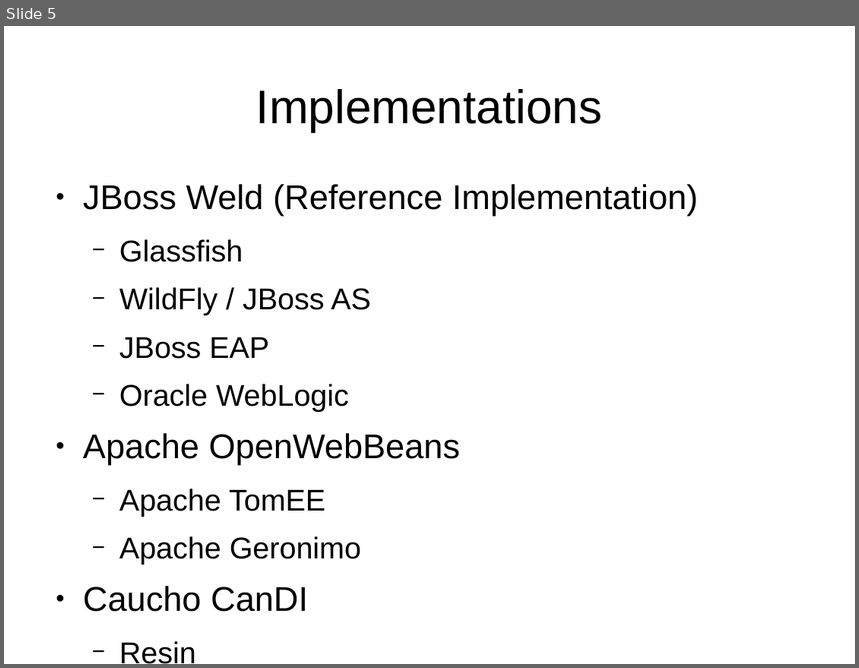
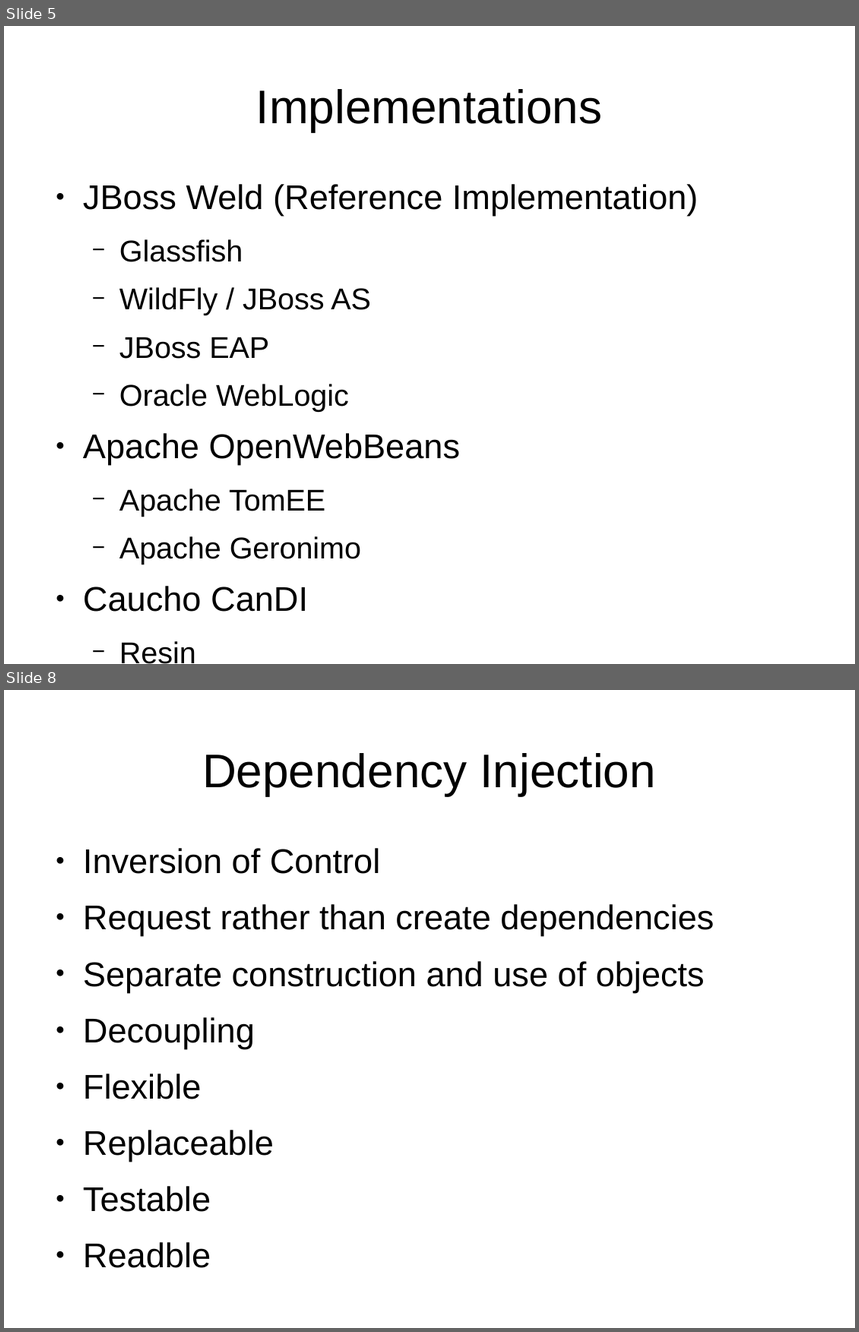
Before and after one commit to FrigoCoder/CDI, a slide deck: CDI.odp. Shown one above the other, each under a label of ours: slide 5 before the commit, slides 5 and 8 after it; the slides between them are not shown. The pictures are 859x668 and 859x1332 pixels, drawn with LibreOffice and Linux fonts; fonts in the diff are those of the drawing. Boxes give left, top, right and bottom in pixels: in the first picture for what was removed or moved away, otherwise in the second. Text is boxed around its words. In the diff, an @@ line names an element or a change of style, - is before the commit and + after.

Commit message:
Dependency injection types.

```diff
--- a/CDI.odp
+++ b/CDI.odp
@@ slide 8 added at (x1=4, y1=690, x2=855, y2=1328), background #FFFFFF @@
@@ title added at (x1=202, y1=753, x2=656, y2=796), 44 pt, text #000000 @@
+Dependency Injection
@@ text added at (x1=83, y1=848, x2=714, y2=1268), 32 pt, text #000000 @@
+● Inversion of Control
+● Request rather than create dependencies
+● Separate construction and use of objects
+● Decoupling
+● Flexible
+● Replaceable
+● Testable
+● Readble
```
Also in this commit, not shown: 4 slides changed, 4 other slides added, 5 other files.
